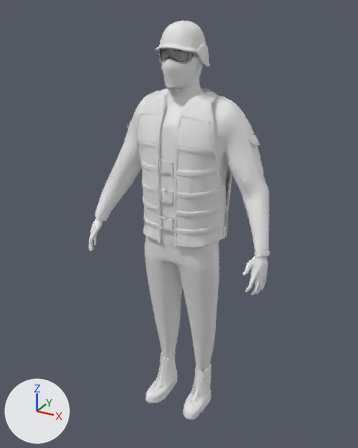
Before and after pictures for a commit that changed the Blender file Blender/Files/Base Body.blend.
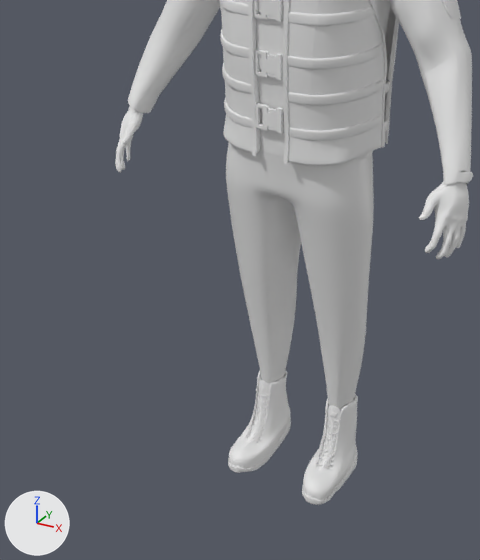
Old and new are each drawn whole from a 50 mm lens placed at (1.53, -2.05, 2.57), pointed at (-1.25, 3.0, 0.04) and again close up on the part from 8% to 76% of the width and 37% to 100% of the height. Arrows for +X, +Y and +Z are at lower left; the lights stay in place.
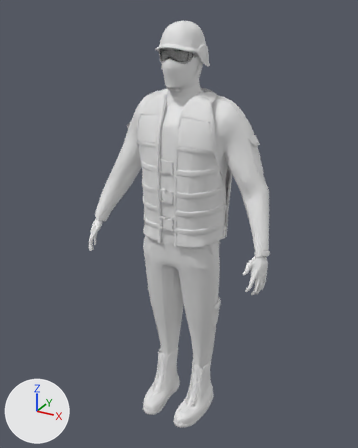
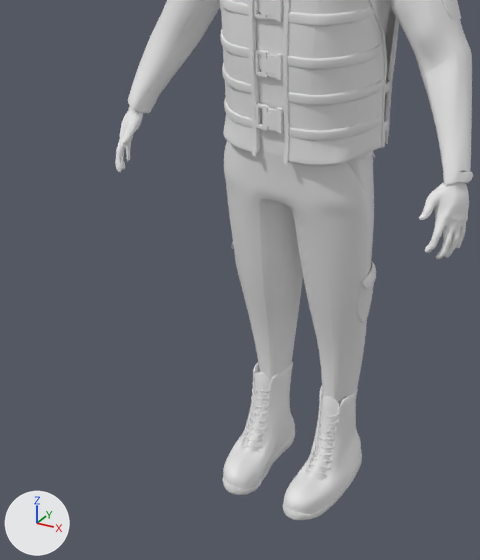
What differs and where, as boxes [x1, y1, x2, y2] in the close-ups (480 x 560 px):
'Plane.006', reshaped, moved, rescaled: before [226, 143, 374, 411]; after [224, 141, 376, 407]
'Cube.000', added: after [223, 362, 362, 520]
'Cube.005', deleted: before [228, 370, 358, 505]
'Body.001', unchanged, covered by the edit: before [115, 106, 469, 380]
'Body.002', unchanged, uncovered by the edit: after [115, 106, 469, 259]

Diff of the bpy script that builds the scene:
```diff
--- a/Blender/Files/Base Body.blend.py
+++ b/Blender/Files/Base Body.blend.py
@@ me_plane_006 @@
 # used by ob_plane_006; location = (-1.174, 3.318, -0.219); rotation_euler = (1.571, 0.0, 0.0), in degrees (90, 0, 0); scale = (0.312, 0.312, 0.312)
-me_plane_006.from_pydata(...)  # 90 vertices, 76 faces; spans x 0.0..1.75, y -6.32..0.63, z -0.08..2.38
+me_plane_006.from_pydata(...)  # 208 vertices, 174 faces; spans x 0.0..0.55, y -1.37..0.81, z -0.17..0.61
+# me_plane_006 part 1: the whole mesh is rebuilt
@@ me_cube_009 @@
+me_cube_009.from_pydata(...)  # 3215 vertices, 2956 faces, 2 loose edges; spans x -0.349..-0.092, y -0.378..0.316, z -0.154..0.466
+me_cube_009.polygons.foreach_set('use_smooth', [True] * 2956)
@@ ob_plane_006 @@
 ob_plane_006 = bpy.data.objects.new('Plane.006', me_plane_006)
-ob_plane_006.location = (-1.174, 3.318, -0.219)
+ob_plane_006.location = (-1.176, 3.182, -0.829)
 ob_plane_006.rotation_euler = (1.571, 0.0, 0.0)  # degrees (90, 0, 0)
-ob_plane_006.scale = (0.312, 0.312, 0.312)
 _m = ob_plane_006.modifiers.new('Mirror', 'MIRROR')
@@ ob_cube_005 @@
-ob_cube_005 = bpy.data.objects.new('Cube.005', me_cube_011)
-ob_cube_005.location = (-1.174, 2.897, -2.529)
-ob_cube_005.rotation_euler = (0.0414, 0.0, 6.283)  # degrees (2.4, 0, 360)
-_m = ob_cube_005.modifiers.new('Subsurf', 'SUBSURF')
-_m.levels = 3
-_m = ob_cube_005.modifiers.new('Mirror', 'MIRROR')
@@ ob_cube_000 @@
+ob_cube_000 = bpy.data.objects.new('Cube.000', me_cube_009)
+ob_cube_000.location = (-1.181, 2.865, -2.563)
+ob_cube_000.rotation_euler = (0.0414, 0.0, 6.283)  # degrees (2.4, 0, 360)
+ob_cube_000.scale = (1.28, 1.28, 1.28)
+_m = ob_cube_000.modifiers.new('Mirror', 'MIRROR')
+_m = ob_cube_000.modifiers.new('Subsurf', 'SUBSURF')
+_m.levels = 2
```
